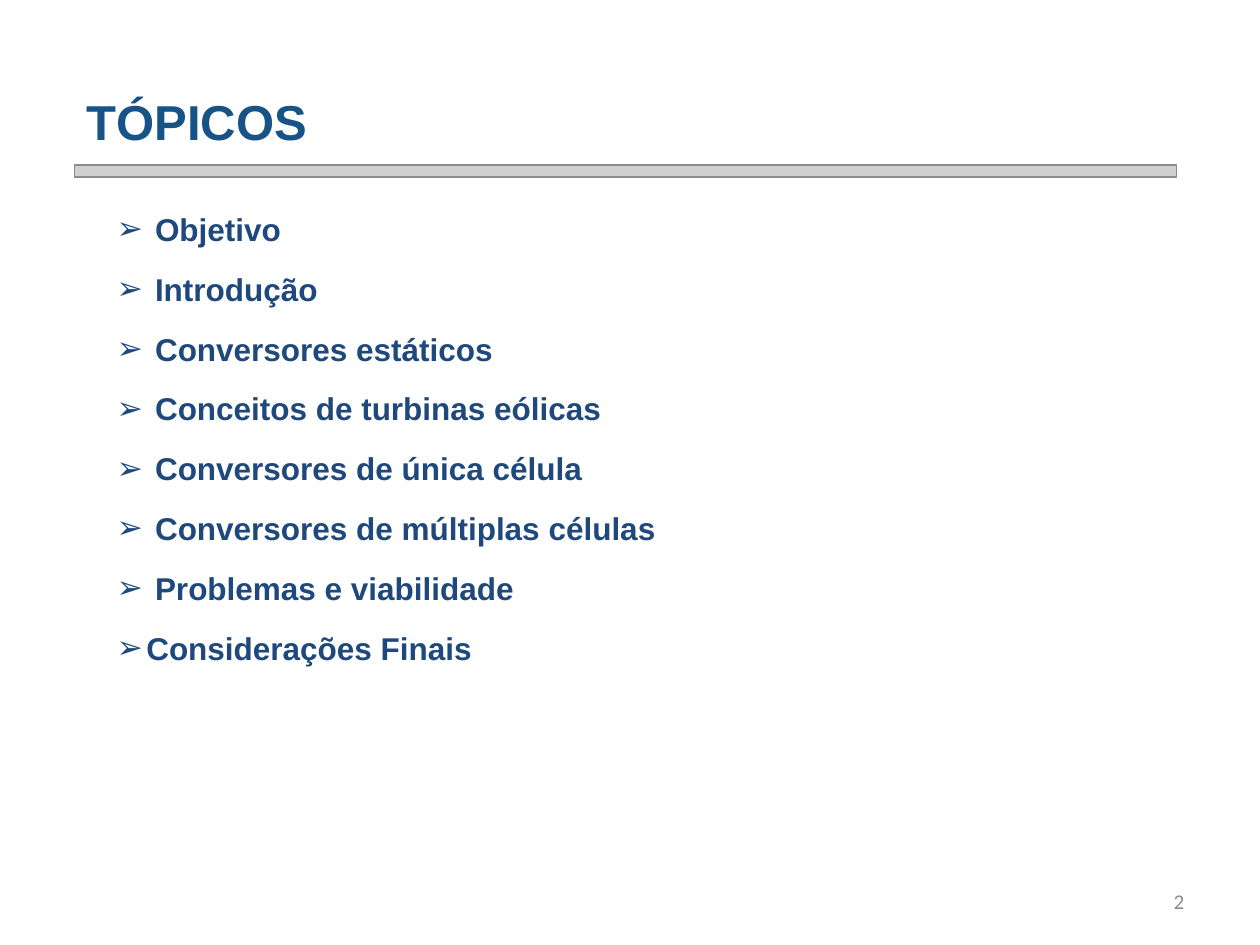
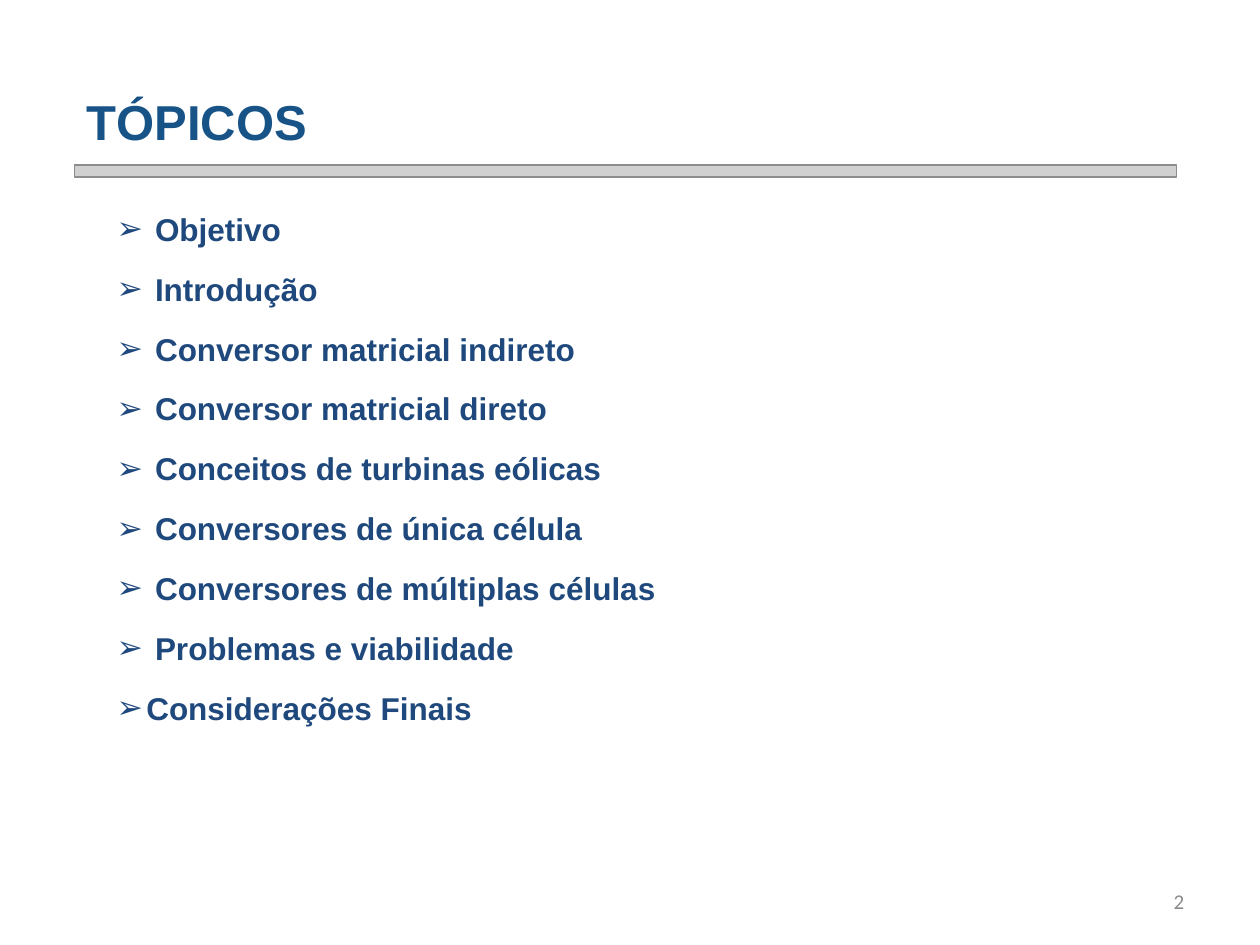
Before and after one commit to smarley2/ED1, a slide deck: slide 2 of Apresentação ED - Análise de perdas em conversor matricial - Fábio Posser.pptx. Drawn at 1260x945 pixels with LibreOffice and Linux fonts; fonts in the diff are those of the drawing; grey boxes stand for pictures; background and template pictures are left out. Boxes give left, top, right and bottom in pixels: in the first picture for what was removed or moved away, otherwise in the second. Text is boxed around its words. In the diff, an @@ line names an element or a change of style, - is before the commit and + after.

```diff
--- a/Apresentação ED - Análise de perdas em conversor matricial - Fábio Posser.pptx
+++ b/Apresentação ED - Análise de perdas em conversor matricial - Fábio Posser.pptx
@@ text at [155,338,574,421]: text changed @@
-➢ Conversores estáticos
+➢ Conversor matricial indireto
+➢ Conversor matricial direto
```
Also in this commit, not shown: 2 other slides changed, 19 slides added, 19 slides removed.
